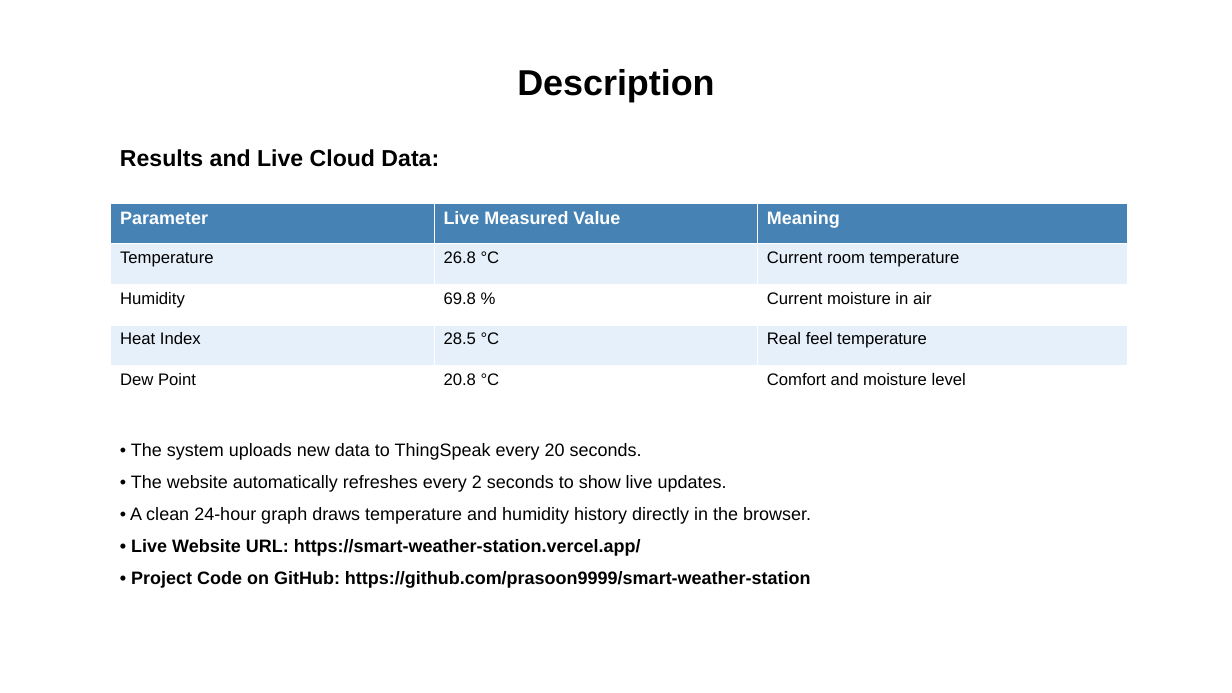
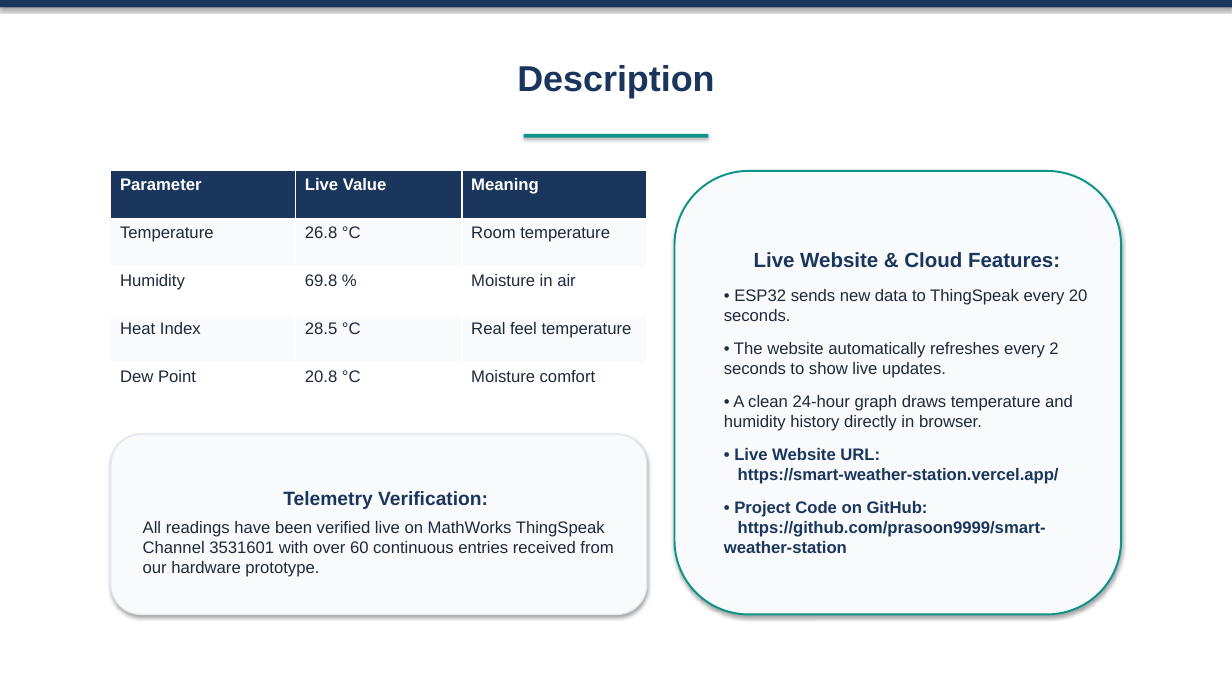
Before and after one commit to prasoon9999/smart-weather-station, a slide deck: slide 7 of Smart_Weather_Station_Presentation.pptx. Drawn at 1232x693 pixels with LibreOffice and Linux fonts; fonts in the diff are those of the drawing. Boxes give left, top, right and bottom in pixels: in the first picture for what was removed or moved away, otherwise in the second. Text is boxed around its words. In the diff, an @@ line names an element or a change of style, - is before the commit and + after.

Commit message:
docs: finalize aesthetic presentation preserving exact format and simple language

```diff
--- a/Smart_Weather_Station_Presentation.pptx
+++ b/Smart_Weather_Station_Presentation.pptx
@@ rectangle added at [0,0,1232,7], fill #1A365D @@
@@ text "Description" at [517,65,714,98]: text colour #000000 to #1A365D @@
@@ text removed at [120,149,439,167] @@
-Results and Live Cloud Data:
@@ rectangle added at [524,134,709,138], fill #0D9488 @@
@@ table at [111,171,647,411] @@
-row 1, column 2: Live Measured Value
+row 1, column 2: Live Value
-row 2, column 3: Current room temperature
+row 2, column 3: Room temperature
-row 3, column 3: Current moisture in air
+row 3, column 3: Moisture in air
-row 5, column 3: Comfort and moisture level
+row 5, column 3: Moisture comfort
@@ fill #4682B4 to #1A365D in row 1 @@
@@ fill #E6F0FA to #F8FAFC in 6 cells @@
@@ size 14 to 13 pt in "Parameter", "Meaning" @@
@@ text colour #000000 to #1E293B in "Temperature", "26.8 °C", "Humidity", "69.8 %" and 5 more places @@
@@ table: place and size @@
-table at [111,203,1128,407]
+table at [111,171,647,411]
@@ rounded rectangle "Live Website & Cloud Features:": place and size @@
-rounded rectangle "Live Website & Cloud Features:" at [130,443,811,588]
+rounded rectangle "Live Website & Cloud Features:" at [675,171,1121,615]
@@ rounded rectangle "Live Website & Cloud Features:" at [675,171,1121,615]: vertical alignment top to middle; fill none to #F8FAFC; outline none to #0D9488 1.5 pt; shadow on @@
@@ text in rounded rectangle at [724,252,1088,321]: text changed; size 14 to 13 pt; text colour #000000 to #1E293B @@
-• The system uploads new data to ThingSpeak every 20 seconds.
+Live Website & Cloud Features:
+• ESP32 sends new data to ThingSpeak every 20 seconds.
@@ text in rounded rectangle at [724,342,1059,553]: size 14 to 13 pt in "• The website automatically refreshes every 2 ...", "• Live Website URL: https://smart-weather-station.vercel.app ...", "• Project Code on GitHub: https://github.com/prasoon9999/sma ..."; text colour #000000 to #1E293B in "• The website automatically refreshes every 2 ..."; text colour #000000 to #1A365D in "• Live Website URL: https://smart-weather-station.vercel.app ...", "• Project Code on GitHub: https://github.com/prasoon9999/sma ..."; more space between paragraphs @@
@@ text in rounded rectangle at [724,395,1073,431]: text changed; size 14 to 13 pt; text colour #000000 to #1E293B @@
-• A clean 24-hour graph draws temperature and humidity history directly in the browser.
+• A clean 24-hour graph draws temperature and humidity history directly in browser.
@@ rounded rectangle added at [111,434,647,615], fill #F8FAFC, outline #E2E8F0 1 pt, 13 pt, text #1E293B @@
+Telemetry Verification:
+All readings have been verified live on MathWorks ThingSpeak Channel 3531601 with over 60 continuous entries received from our hardware prototype.
```
Also in this commit, not shown: 9 other slides changed, 2 other files.
